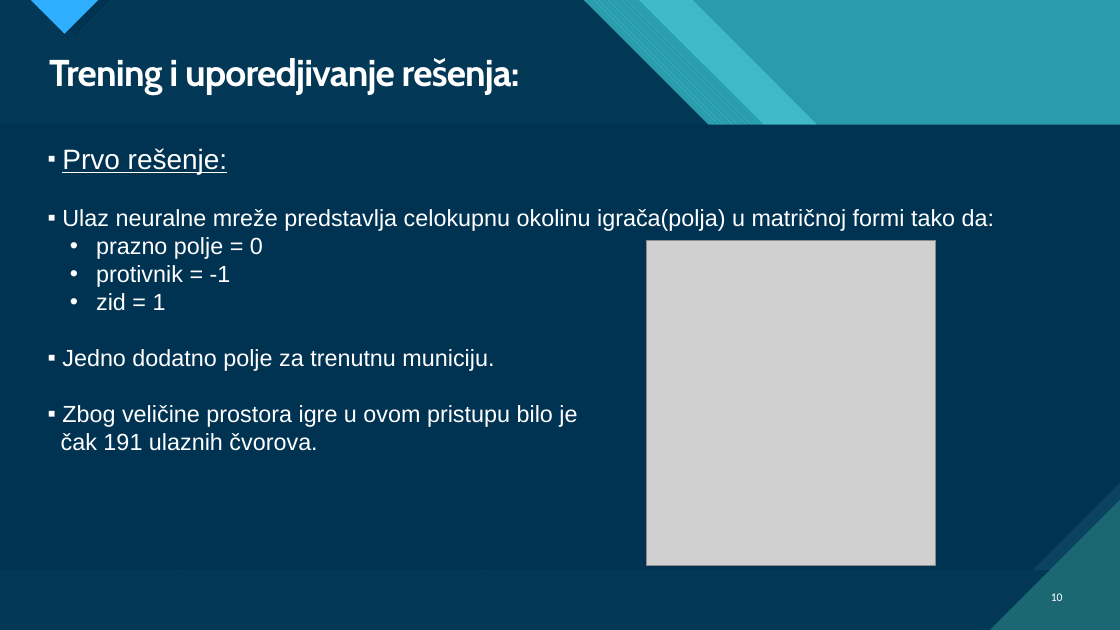
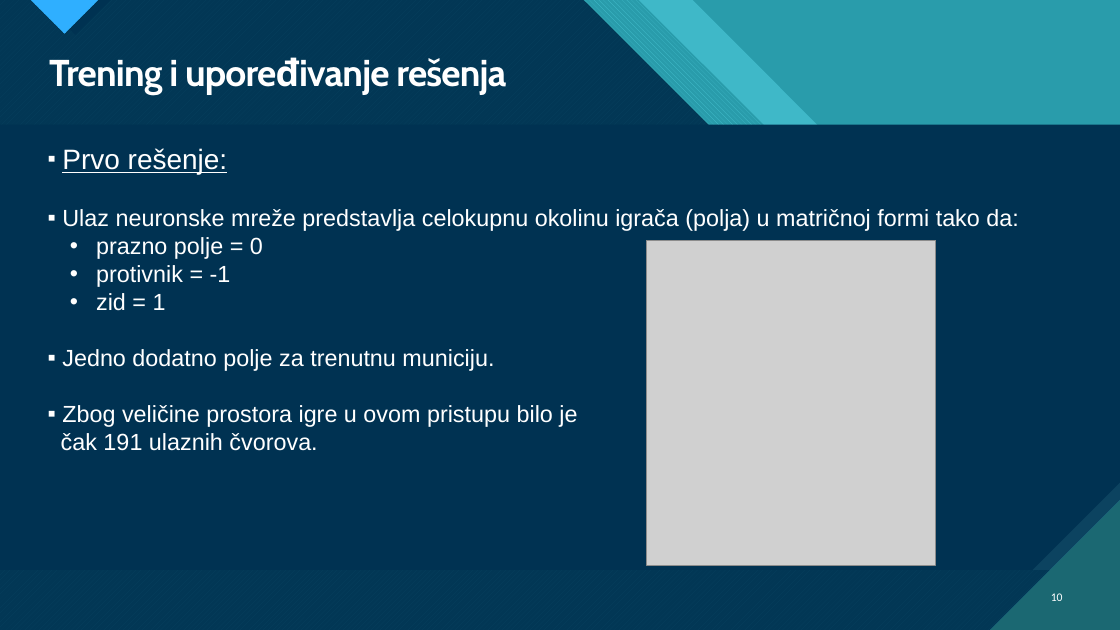
Before and after one commit to Vulkin996/SchShooter-Smart-Bot, a slide deck: slide 10 of Dokumentacija/Presentation.pptx. Drawn at 1120x630 pixels with LibreOffice and Linux fonts; fonts in the diff are those of the drawing; grey boxes stand for pictures. Boxes give left, top, right and bottom in pixels: in the first picture for what was removed or moved away, otherwise in the second. Text is boxed around its words. In the diff, an @@ line names an element or a change of style, - is before the commit and + after.

```diff
--- a/Dokumentacija/Presentation.pptx
+++ b/Dokumentacija/Presentation.pptx
@@ title at <box>49,58,506,94</box>: text changed @@
-Trening i uporedjivanje rešenja:
+Trening i upoređivanje rešenja
@@ text at <box>62,209,1018,231</box>: text changed @@
-▪ Ulaz neuralne mreže predstavlja celokupnu okolinu igrača(polja) u matričnoj formi tako da:
+▪ Ulaz neuronske mreže predstavlja celokupnu okolinu igrača (polja) u matričnoj formi tako da:
```
Also in this commit, not shown: 14 other slides changed, 4 other files.
